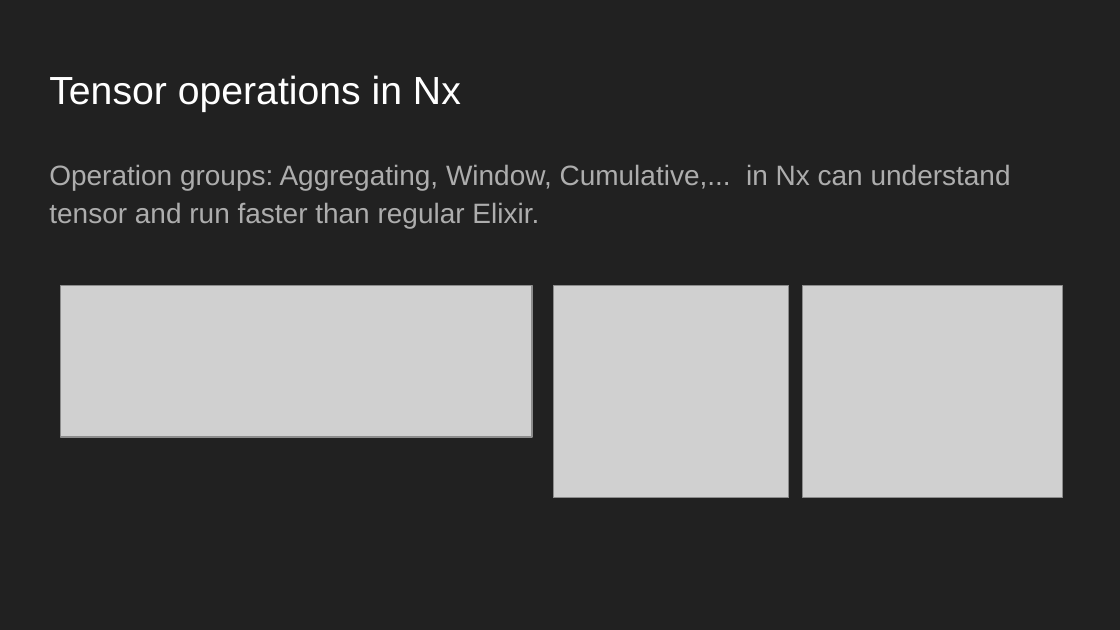
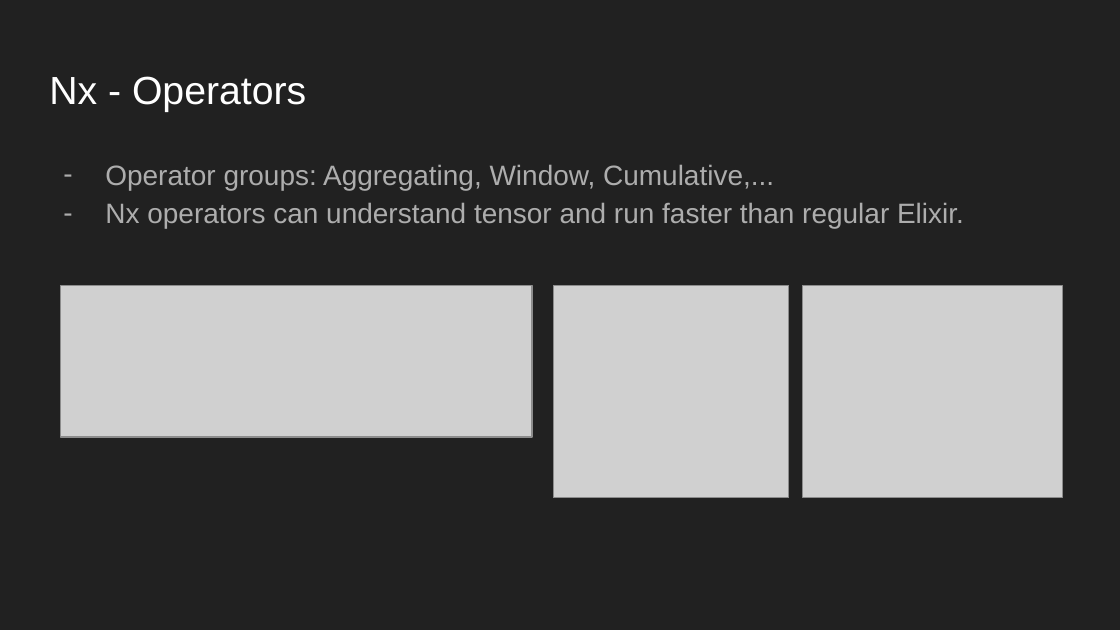
Before and after one commit to ohhi-vn/sharing_intro_nx, a slide deck: slide 8 of Slide/Introducing Nx lib.pptx. Drawn at 1120x630 pixels with LibreOffice and Linux fonts; fonts in the diff are those of the drawing; grey boxes stand for pictures. Boxes give left, top, right and bottom in pixels: in the first picture for what was removed or moved away, otherwise in the second. Text is boxed around its words. In the diff, an @@ line names an element or a change of style, - is before the commit and + after.

```diff
--- a/Slide/Introducing Nx lib.pptx
+++ b/Slide/Introducing Nx lib.pptx
@@ title at box(49, 76, 306, 112): text changed @@
-Tensor operations in Nx
+Nx - Operators
@@ text at box(105, 164, 964, 229): text changed @@
-Operation groups: Aggregating, Window, Cumulative,... in Nx can understand tensor and run faster than regular Elixir.
+– Operator groups: Aggregating, Window, Cumulative,...
+– Nx operators can understand tensor and run faster than regular Elixir.
```
Also in this commit, not shown: 12 other slides changed, 2 other files.
